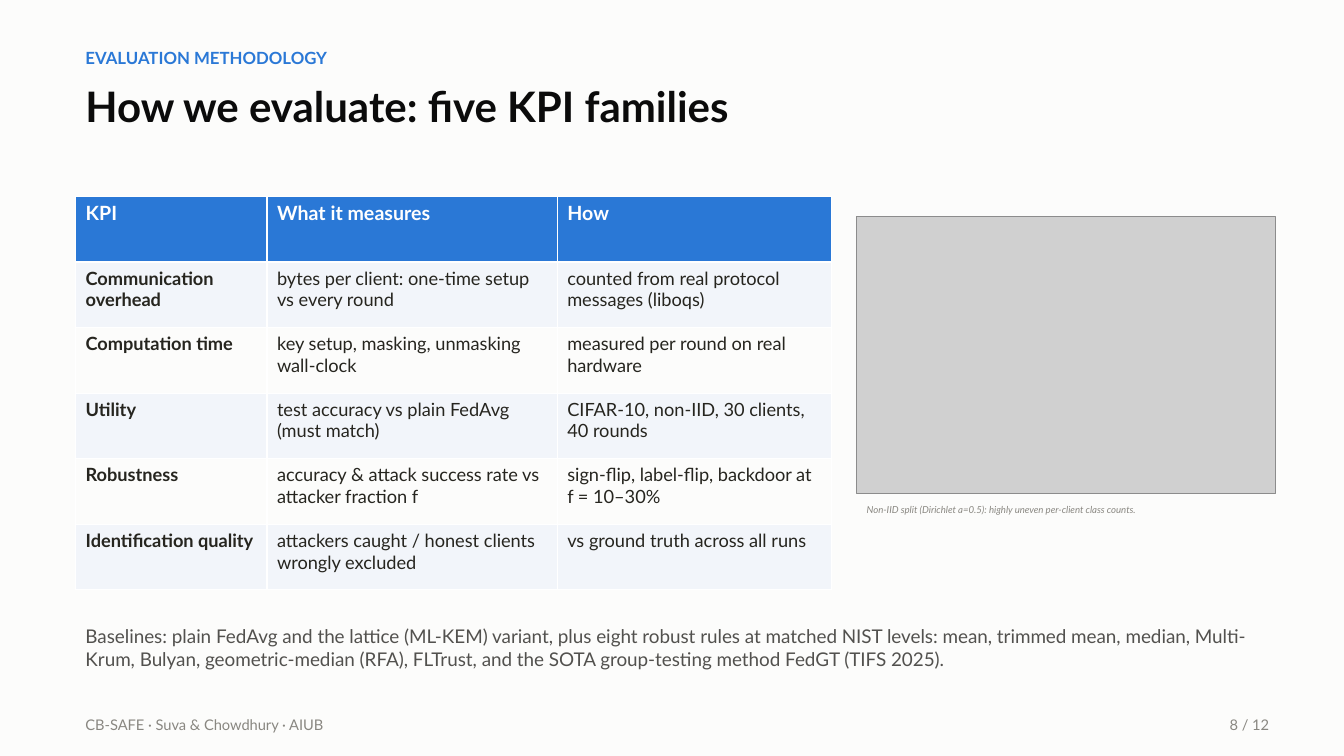
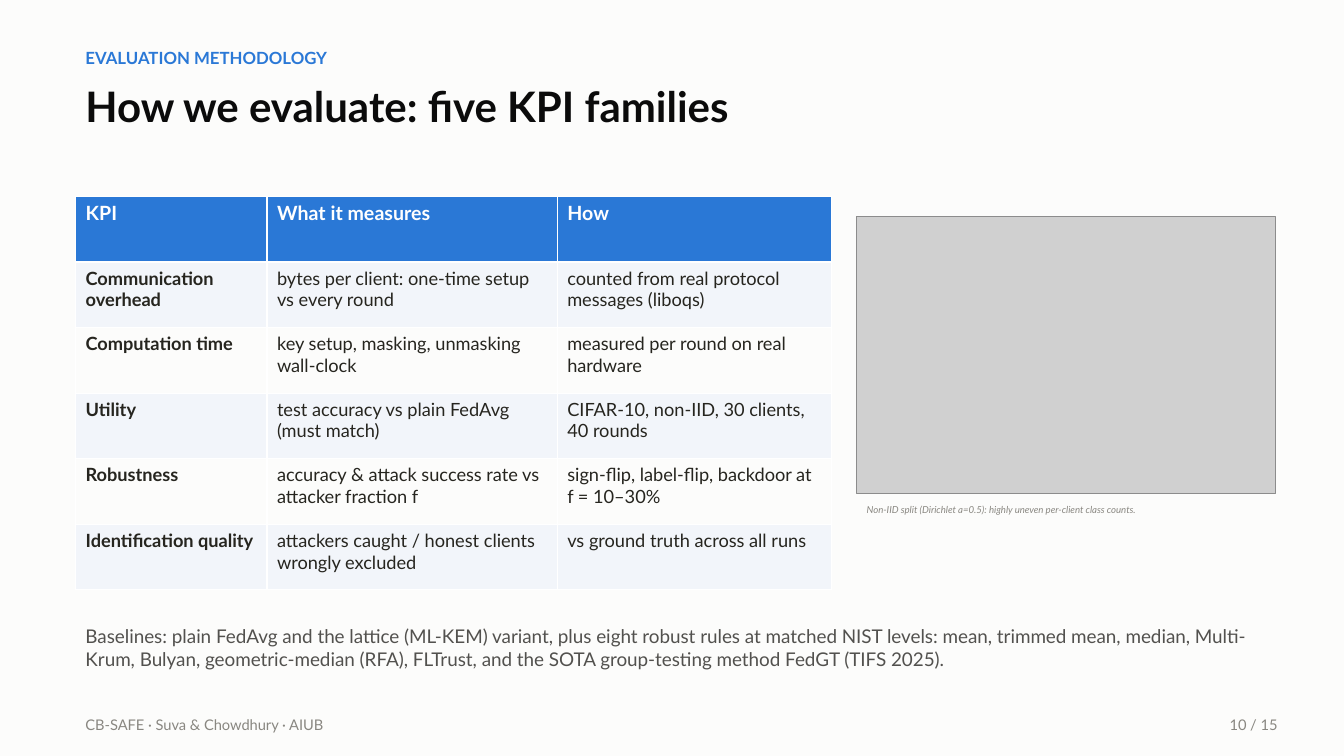
Before and after one commit to wshuv-o/cb-safe-draft, a slide deck: slide 11 of paper/cbsafe_slides.pptx (slide 8 before the commit). Drawn at 1344x756 pixels with LibreOffice and Linux fonts; fonts in the diff are those of the drawing; grey boxes stand for pictures. Boxes give left, top, right and bottom in pixels: in the first picture for what was removed or moved away, otherwise in the second. Text is boxed around its words. In the diff, an @@ line names an element or a change of style, - is before the commit and + after.

```diff
--- a/paper/cbsafe_slides.pptx
+++ b/paper/cbsafe_slides.pptx
@@ text at box(1230, 719, 1278, 730): text changed @@
-8 / 12
+10 / 15
```
Also in this commit, not shown: 11 other slides changed, 5 slides added, 2 other files.
